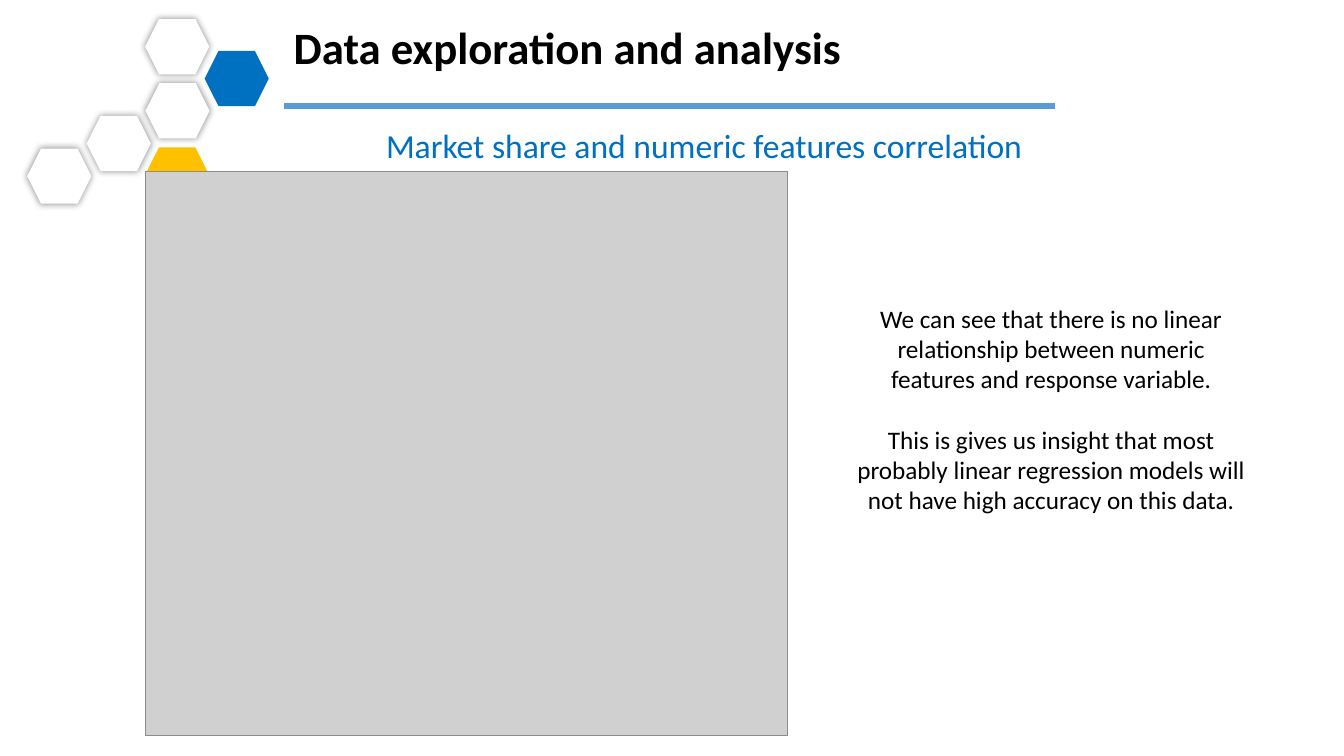
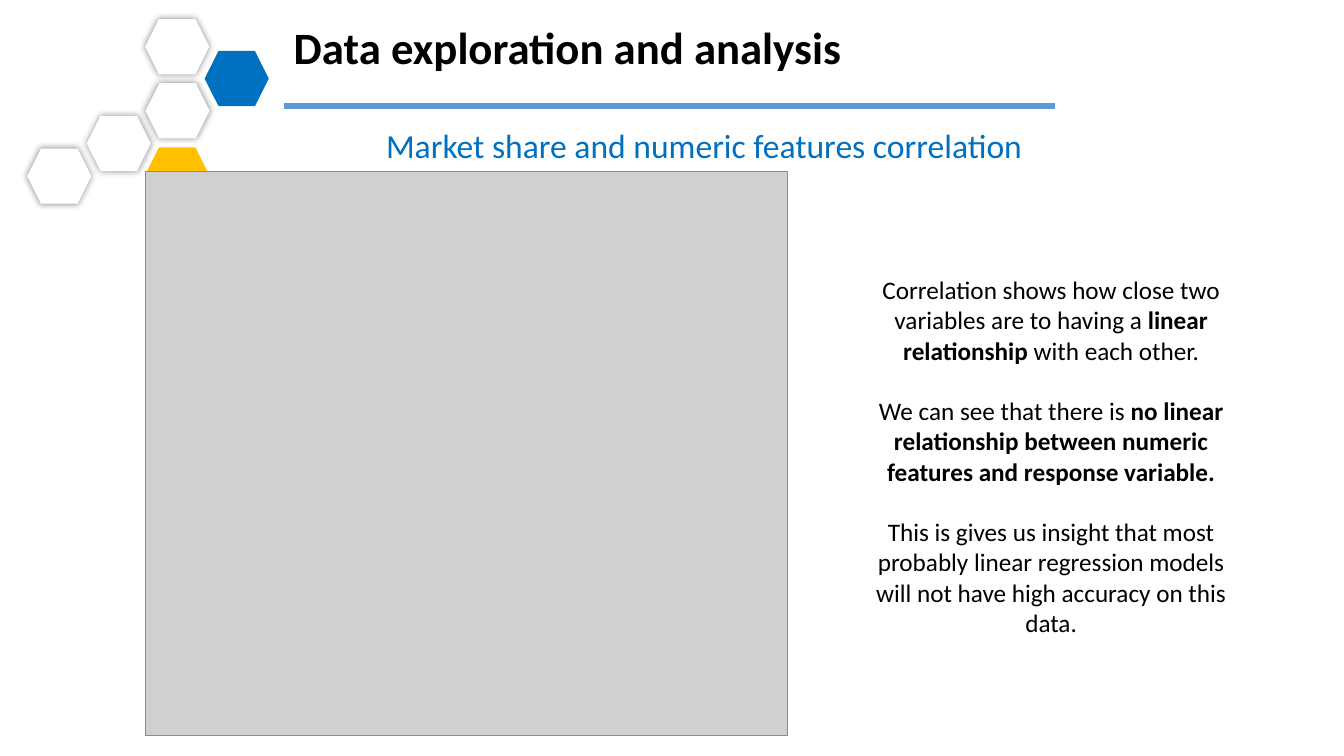
Before and after one commit to razmikmelikbekyan/market_share_prediction, a slide deck: slide 7 of PMI.pptx. Drawn at 1344x756 pixels with LibreOffice and Linux fonts; fonts in the diff are those of the drawing; grey boxes stand for pictures. Boxes give left, top, right and bottom in pixels: in the first picture for what was removed or moved away, otherwise in the second. Text is boxed around its words. In the diff, an @@ line names an element or a change of style, - is before the commit and + after.

Commit message:
typo correction in presentation

```diff
--- a/PMI.pptx
+++ b/PMI.pptx
@@ text "Correlation shows how close two ...": place and size @@
-text "Correlation shows how close two ..." at box(857, 310, 1244, 514)
+text "Correlation shows how close two ..." at box(876, 281, 1225, 632)
@@ text at box(882, 281, 1219, 364): paragraph added @@
+Correlation shows how close two variables are to having a linear relationship with each other.
@@ text at box(879, 402, 1223, 485): bold on in "no linear relationship between numeric features and ..." @@
```
Also in this commit, not shown: 18 other slides changed, 4 slides added, 1 other file.
